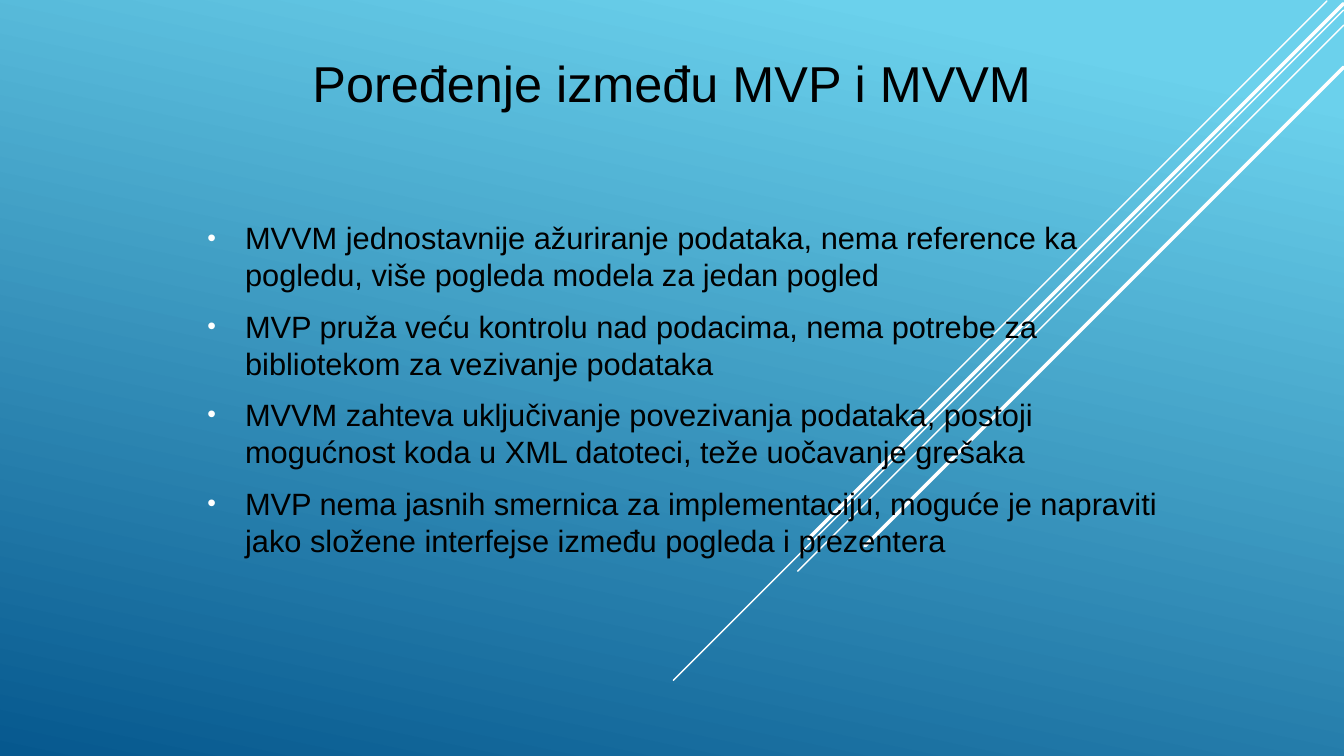
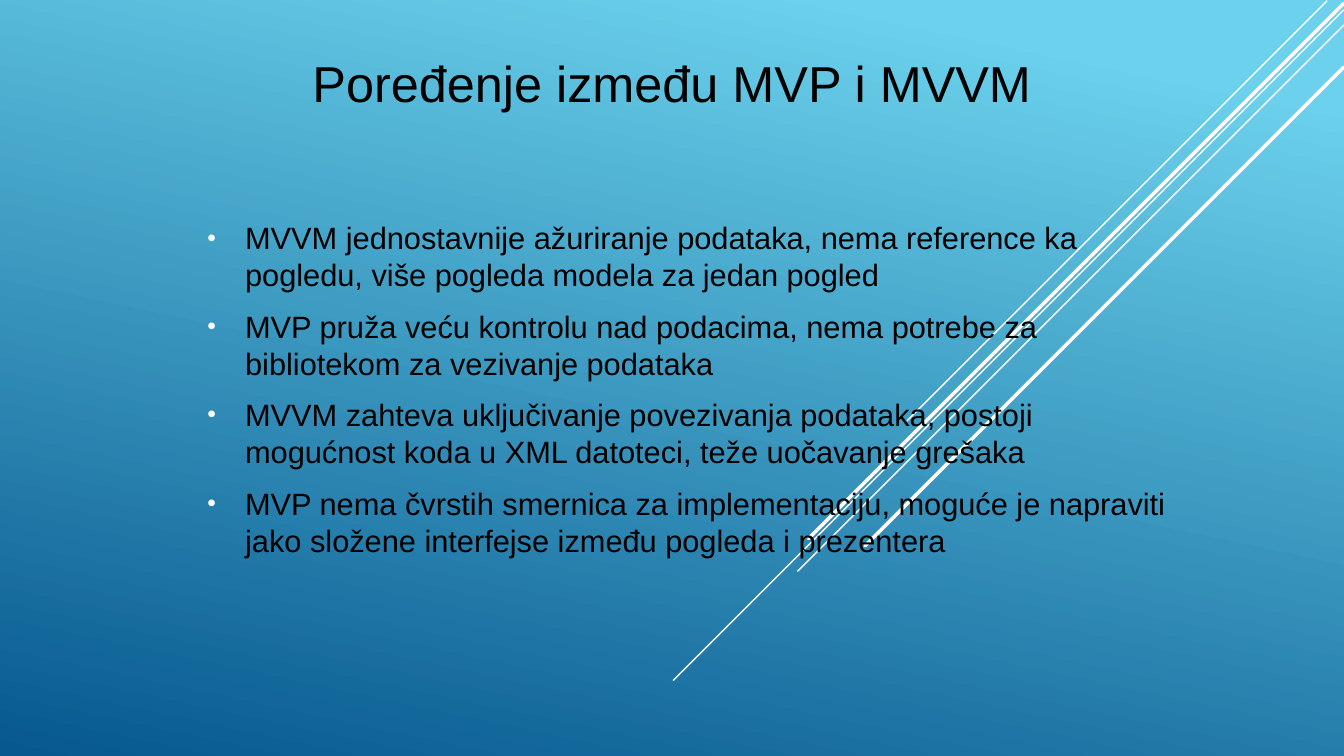
Before and after one commit to stefan11091991/masterRadAndroid, a slide deck: slide 13 of prezentacija.pptx. Drawn at 1344x756 pixels with LibreOffice and Linux fonts; fonts in the diff are those of the drawing. Boxes give left, top, right and bottom in pixels: in the first picture for what was removed or moved away, otherwise in the second. Text is boxed around its words. In the diff, an @@ line names an element or a change of style, - is before the commit and + after.

```diff
--- a/prezentacija.pptx
+++ b/prezentacija.pptx
@@ subtitle at (245, 490, 1165, 557): text changed @@
-• MVP nema jasnih smernica za implementaciju, moguće je napraviti jako složene interfejse između pogleda i prezentera
+• MVP nema čvrstih smernica za implementaciju, moguće je napraviti jako složene interfejse između pogleda i prezentera
```
Also in this commit, not shown: 5 other slides changed, 2 other files.
